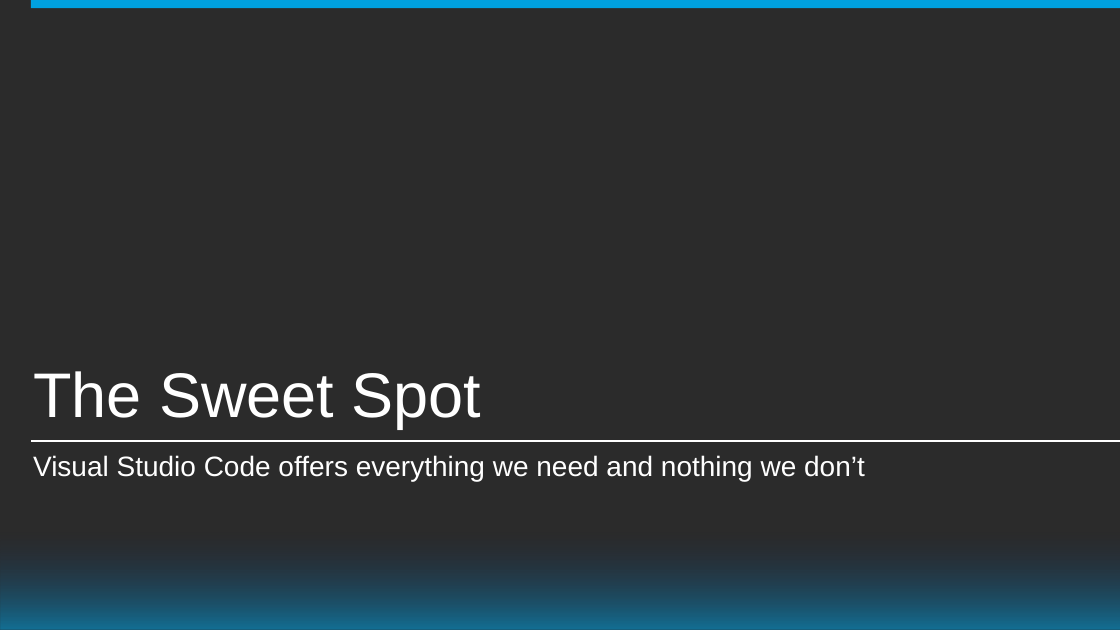
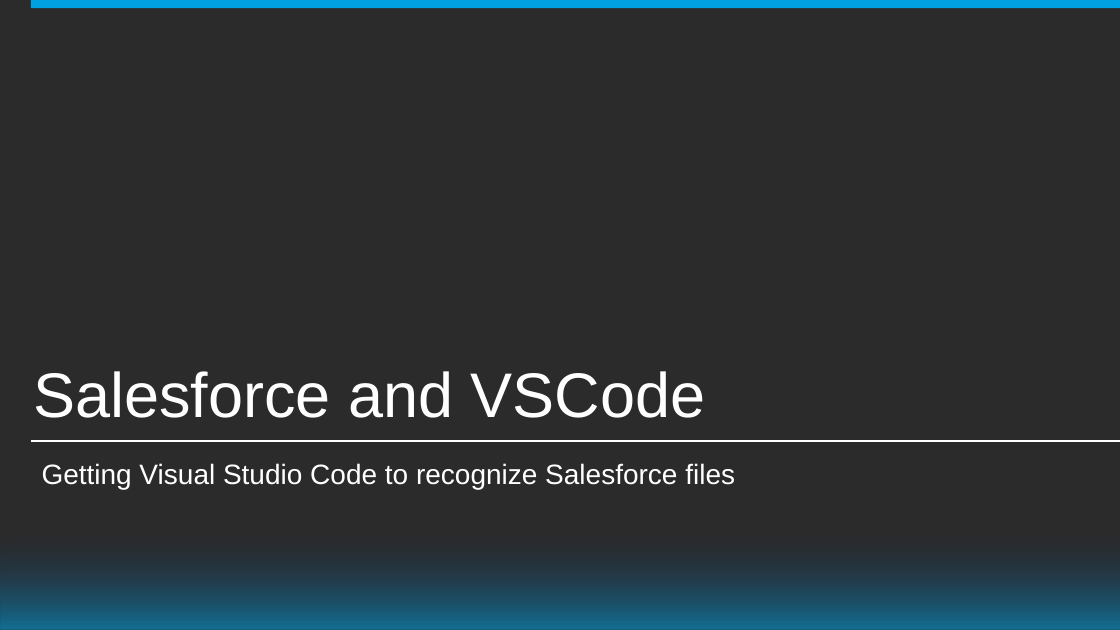
Before and after one commit to mobiletta/VSCode-DF15, a slide deck: slide 15 of John Nelson - DF15 - PowerPoint Presentation - Draft.pptx (slide 14 before the commit). Drawn at 1120x630 pixels with LibreOffice and Linux fonts; fonts in the diff are those of the drawing; background and template pictures are left out; a plain dark background stands for a picture behind light text. Boxes give left, top, right and bottom in pixels: in the first picture for what was removed or moved away, otherwise in the second. Text is boxed around its words. In the diff, an @@ line names an element or a change of style, - is before the commit and + after.

```diff
--- a/John Nelson - DF15 - PowerPoint Presentation - Draft.pptx
+++ b/John Nelson - DF15 - PowerPoint Presentation - Draft.pptx
@@ title at bbox=[33, 371, 706, 418]: text changed @@
-The Sweet Spot
+Salesforce and VSCode
@@ subtitle at bbox=[42, 463, 735, 489]: text changed @@
-Visual Studio Code offers everything we need and nothing we don’t
+Getting Visual Studio Code to recognize Salesforce files
```
Also in this commit, not shown: 6 other slides changed, 6 slides added, 5 slides removed, 34 other files.
